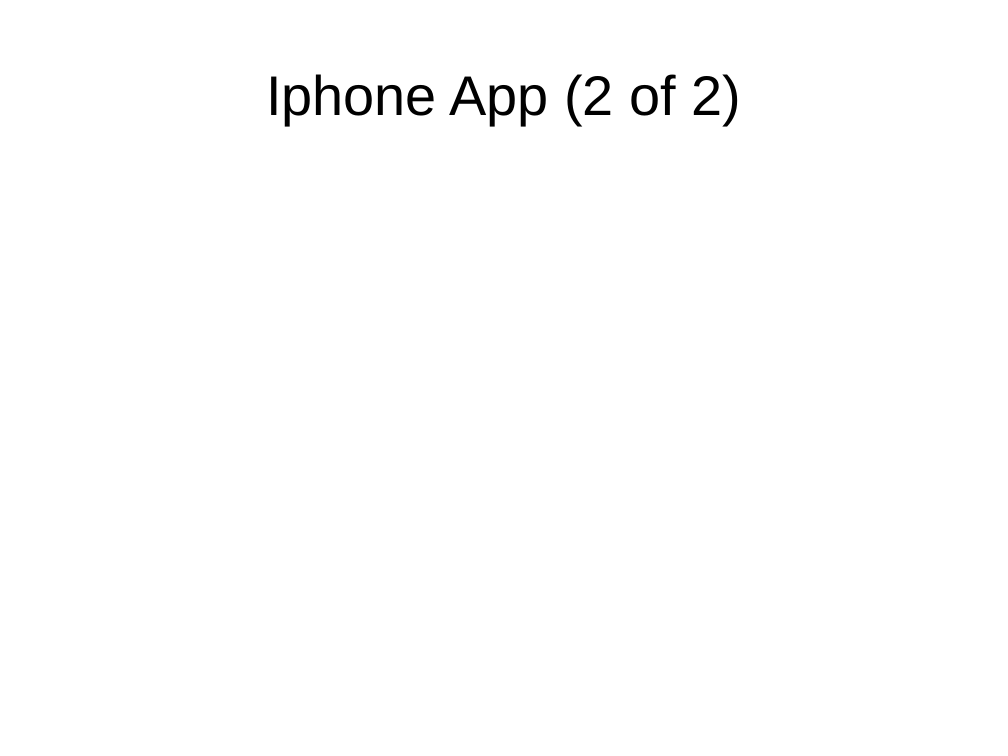
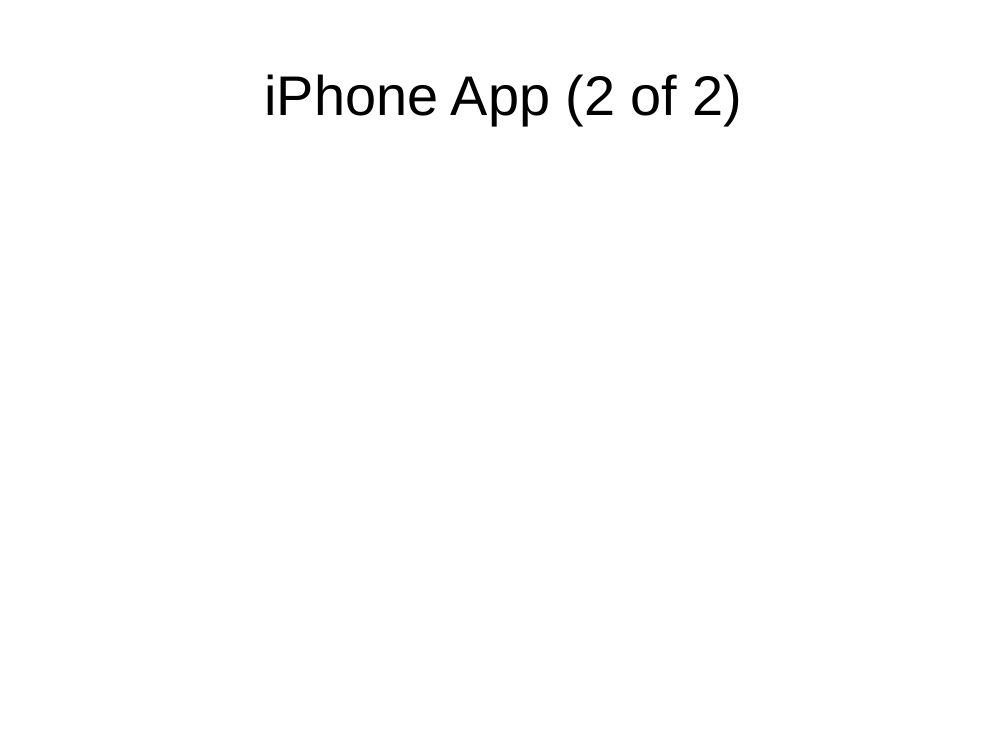
Before and after one commit to lmucs/playserengeti, a slide deck: slide 19 of serengeti/src/site/serengeti.odp (slide 20 before the commit). Drawn at 1008x756 pixels with LibreOffice and Linux fonts; fonts in the diff are those of the drawing. Boxes give left, top, right and bottom in pixels: in the first picture for what was removed or moved away, otherwise in the second. Text is boxed around its words. In the diff, an @@ line names an element or a change of style, - is before the commit and + after.

```diff
--- a/serengeti/src/site/serengeti.odp
+++ b/serengeti/src/site/serengeti.odp
@@ title at <box>265,74,743,125</box>: text changed @@
-Iphone App (2 of 2)
+iPhone App (2 of 2)
```
Also in this commit, not shown: 8 other slides changed, 7 slides added, 8 slides removed.
